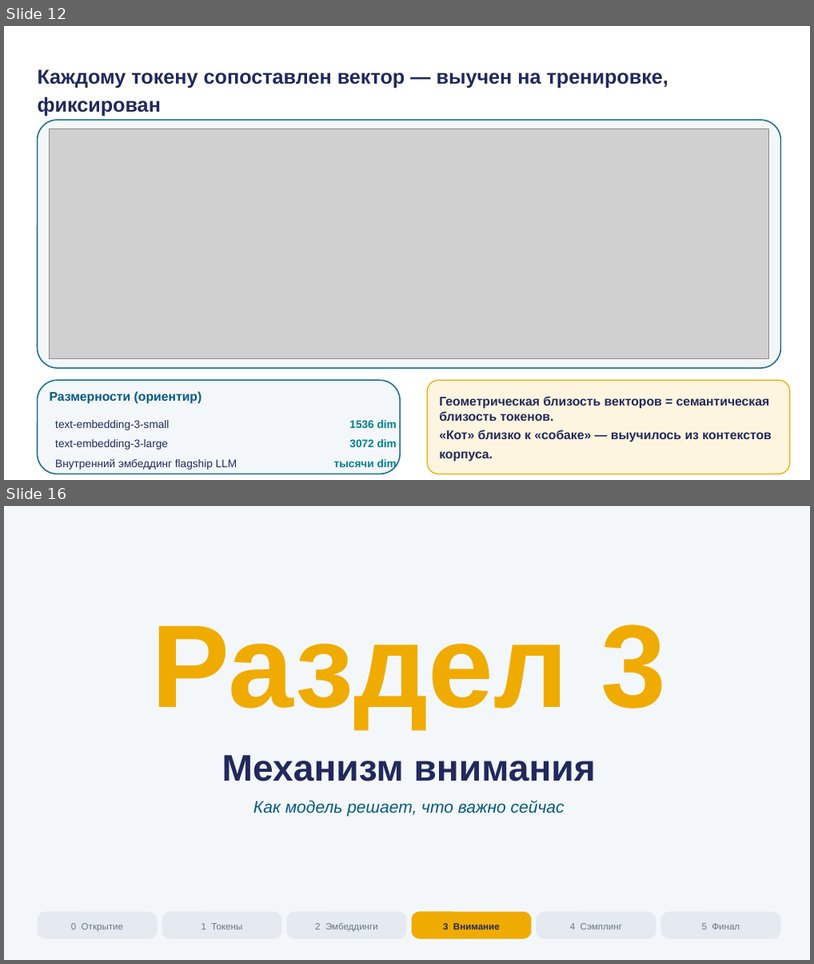
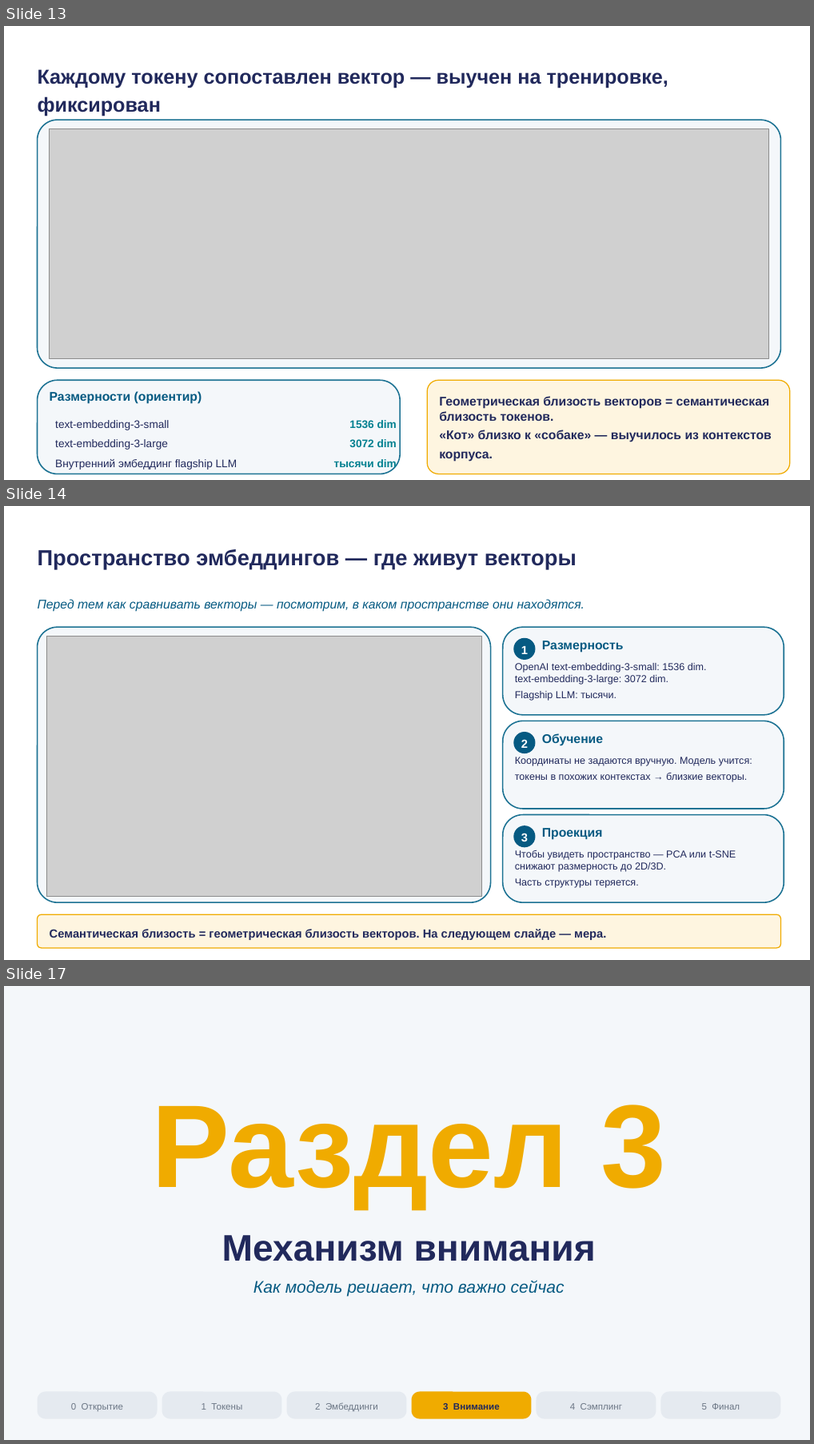
Before and after one commit to tellina-study/AI-usage-lessons, a slide deck: library/lectures/lec-02/rendered/lec-02.pptx. Shown one above the other, each under a label of ours: slides 12 and 16 before the commit, slides 13, 14 and 17 after it; the slides between them are not shown. The pictures are 814x964 and 814x1444 pixels, drawn with LibreOffice and Linux fonts; fonts in the diff are those of the drawing; grey boxes stand for pictures. Boxes give left, top, right and bottom in pixels: in the first picture for what was removed or moved away, otherwise in the second. Text is boxed around its words. In the diff, an @@ line names an element or a change of style, - is before the commit and + after.

```diff
--- a/library/lectures/lec-02/rendered/lec-02.pptx
+++ b/library/lectures/lec-02/rendered/lec-02.pptx
@@ slide 14 added at bbox=[4, 506, 810, 960], background #FFFFFF @@
@@ text added at bbox=[38, 549, 577, 569], 26 pt, text #21295C, bold @@
+Пространство эмбеддингов — где живут векторы
@@ text added at bbox=[38, 599, 586, 612], 15 pt, text #065A82, italic @@
+Перед тем как сравнивать векторы — посмотрим, в каком пространстве они находятся.
@@ rounded rectangle added at bbox=[38, 627, 491, 902], fill #F4F7FA, outline #1C7293 1.5 pt @@
@@ picture added at bbox=[46, 636, 482, 896] @@
@@ rounded rectangle added at bbox=[503, 627, 784, 715], fill #F4F7FA, outline #1C7293 1.5 pt @@
@@ rounded rectangle added at bbox=[514, 638, 536, 660], fill #065A82 @@
@@ text added at bbox=[522, 646, 528, 654], 14 pt, text #FFFFFF, bold @@
+1
@@ text added at bbox=[542, 640, 624, 652], 15 pt, text #065A82, bold @@
+Размерность
@@ text added at bbox=[515, 663, 707, 700], 12 pt, text #21295C @@
+OpenAI text-embedding-3-small: 1536 dim.
+text-embedding-3-large: 3072 dim.
+Flagship LLM: тысячи.
@@ rounded rectangle added at bbox=[503, 720, 784, 808], fill #F4F7FA, outline #1C7293 1.5 pt @@
@@ rounded rectangle added at bbox=[514, 732, 536, 753], fill #065A82 @@
@@ text added at bbox=[522, 739, 528, 748], 14 pt, text #FFFFFF, bold @@
+2
@@ text added at bbox=[542, 733, 603, 746], 15 pt, text #065A82, bold @@
+Обучение
@@ text added at bbox=[515, 756, 753, 782], 12 pt, text #21295C @@
+Координаты не задаются вручную. Модель учится:
+токены в похожих контекстах → близкие векторы.
@@ rounded rectangle added at bbox=[503, 815, 784, 902], fill #F4F7FA, outline #1C7293 1.5 pt @@
@@ rounded rectangle added at bbox=[514, 825, 536, 847], fill #065A82 @@
@@ text added at bbox=[522, 832, 528, 841], 14 pt, text #FFFFFF, bold @@
+3
@@ text added at bbox=[542, 828, 603, 840], 15 pt, text #065A82, bold @@
+Проекция
@@ text added at bbox=[515, 850, 737, 888], 12 pt, text #21295C @@
+Чтобы увидеть пространство — PCA или t-SNE
+снижают размерность до 2D/3D.
+Часть структуры теряется.
@@ rounded rectangle added at bbox=[38, 914, 782, 948], fill #FEF5E0, outline #F0AB00 1.2 pt @@
@@ text added at bbox=[50, 928, 606, 940], 14 pt, text #21295C, bold @@
+Семантическая близость = геометрическая близость векторов. На следующем слайде — мера.
@@ what was slide 12 is now slide 13 @@
@@ what was slide 16 is now slide 17 @@
```
Also in this commit, not shown: 6 slides changed, 4 other slides added, 3 slides removed, 47 other files.
